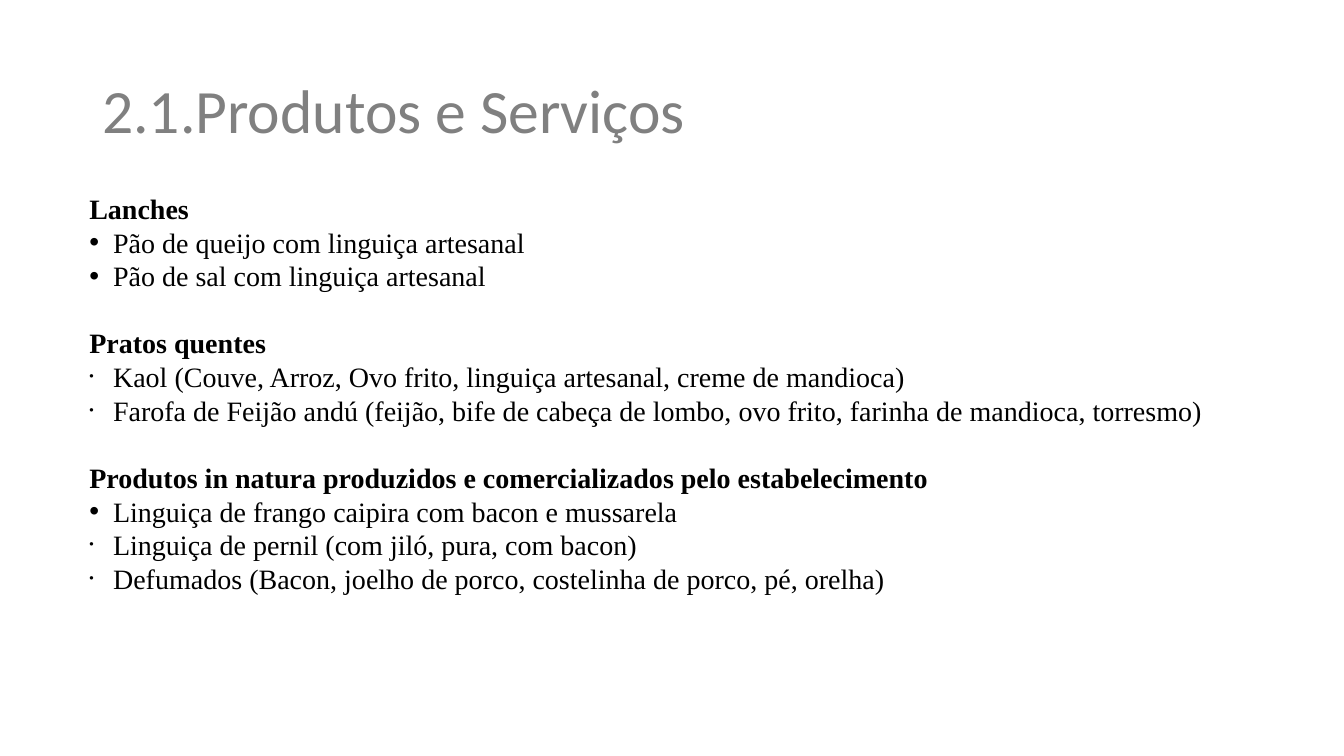
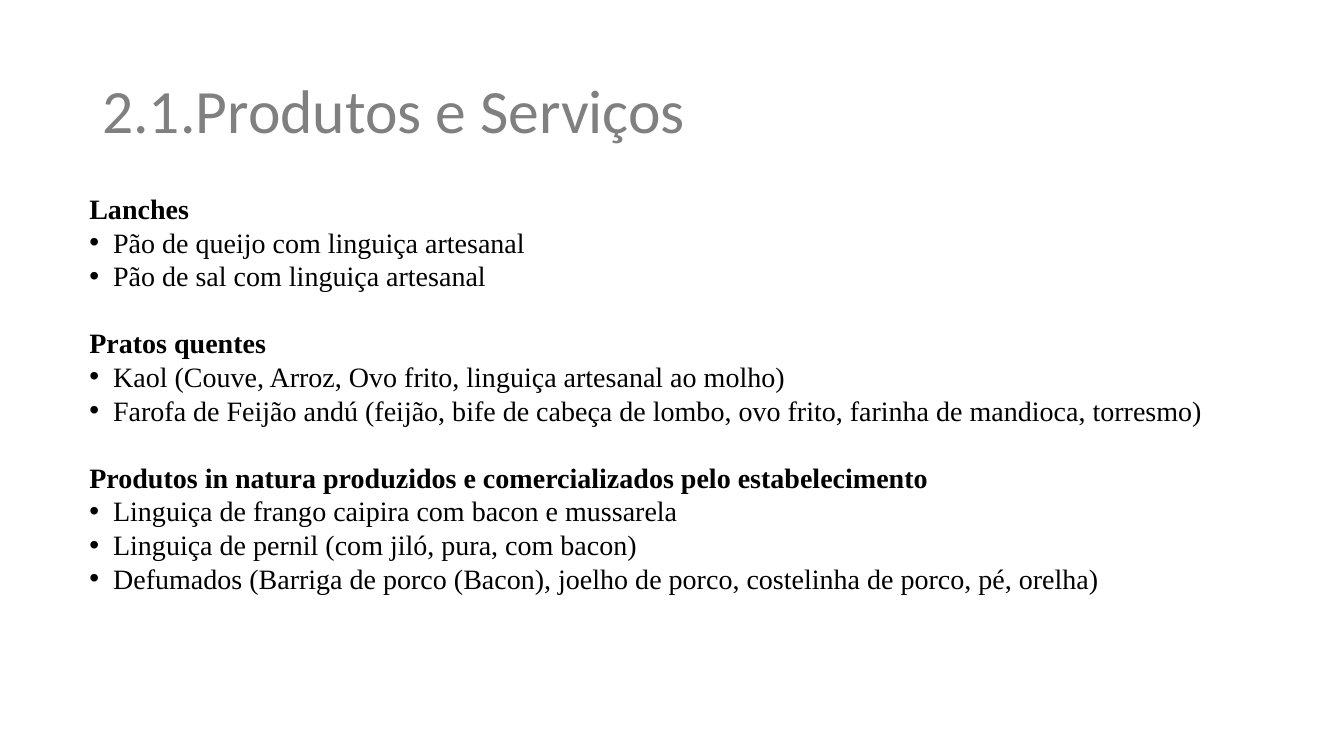
Before and after one commit to renatomarcio18081971/trabalhodeconclusao, a slide deck: slide 6 of plano-de-negocios-restaurante-tioto.pptx. Drawn at 1344x756 pixels with LibreOffice and Linux fonts; fonts in the diff are those of the drawing; background and template pictures are left out. Boxes give left, top, right and bottom in pixels: in the first picture for what was removed or moved away, otherwise in the second. Text is boxed around its words. In the diff, an @@ line names an element or a change of style, - is before the commit and + after.

```diff
--- a/plano-de-negocios-restaurante-tioto.pptx
+++ b/plano-de-negocios-restaurante-tioto.pptx
@@ text at (113, 233, 1202, 561): alignment justified to left @@
@@ text at (113, 367, 785, 393): text changed @@
-• Kaol (Couve, Arroz, Ovo frito, linguiça artesanal, creme de mandioca)
+• Kaol (Couve, Arroz, Ovo frito, linguiça artesanal ao molho)
@@ text at (113, 569, 1098, 594): text changed @@
-• Defumados (Bacon, joelho de porco, costelinha de porco, pé, orelha)
+• Defumados (Barriga de porco (Bacon), joelho de porco, costelinha de porco, pé, orelha)
```
Also in this commit, not shown: 1 other slide changed.
